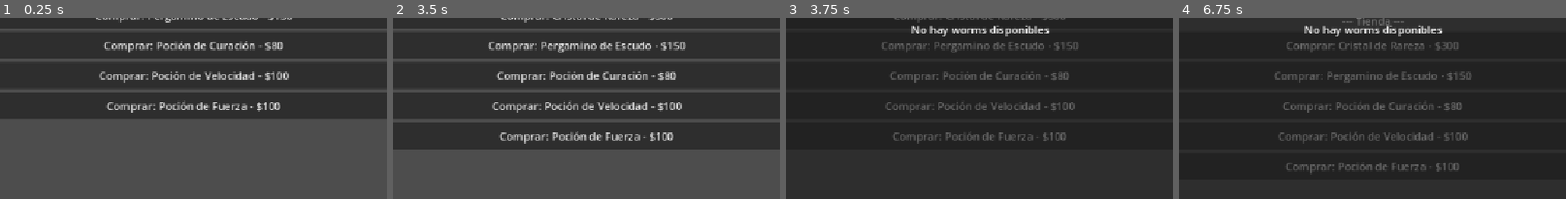
Above: before the commit, frames 1-4 (left to right).
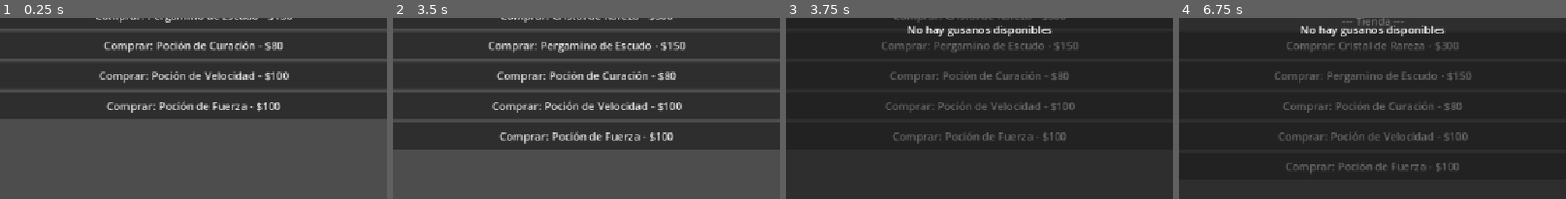
Above: after the commit, the same moments.

Repository: KingPandX/gusanos
Game: Godot game, scene res://commons/ui/test_panel.tscn
The game is run twice, just before and just after one commit, with the same random seed, the same clock (stepped at 60 frames per second) and the same inputs. This scene is started directly instead of the project's main scene.
Inputs:
- Up to frame 1 (0.25 s): no input
- Up to frame 2 (3.5 s): click "Spawn Worm" at 0.5 s; click "Spawn Social" at 1.25 s; click "+$500" at 2 s; click "Comprar: Cristal de Rareza - …" at 2.75 s
- Up to frame 3 (3.75 s): click "Cristal de Rareza (x1) - $300" at 3.5 s
- Up to frame 4 (6.75 s): click "Cerrar" at 4.25 s; click "Comprar: Cristal de Rareza - …" at 5 s; click "Comprar: Poción de Curación -…" at 5.75 s; click "Poción de Curación (x1) - $80" at 6.5 s
The pictures show only the part of the screen within x 25-75%, y 32-82%; the shares and areas given below are measured in that part.

Frames 1-2 are identical in both runs. In frame 3, 1.0% of the frame differs, in the area x 31-69%, y 4-11%; in frame 4, 1.0%.

Commit message:
feat: slot machine system with worm selector refactor
- New slot machine panel with rarity-based drop table
- Worm size determines number of rolls (floor)
- Drop types: nothing, money, items, worms
- Rarity affects drop probabilities and money ranges
- Luck multiplier: 15-30% chance x2, 5-15% chance x3
- Pity system: 3 consecutive nothing = guaranteed legendary
- Configurable worm pool via inspector (WormTemplate array)
- Consumes input worm from inventory and scene
- Won worms spawn in social area
- WormSelector refactored to use Worm_Data instead of Worm scene nodes
- Selector now shows all inventory worms (not just spawned ones)
- Selector visibility bug fixed (starts hidden, refreshes on show)
- Item usage with Worm_Data fallback when no scene node exists

Diff:
--- a/commons/ui/bottom_bar.gd
+++ b/commons/ui/bottom_bar.gd
@@ -8,6 +8,7 @@
 const SHOP_MENU_SCENE = preload("res://commons/ui/shop_menu.tscn")
 const WORM_SELECTOR_SCENE = preload("res://commons/ui/worm_selector/worm_selector.tscn")
 const WORM_DETAILS_SCENE = preload("res://commons/ui/worm_details_panel.tscn")
+const SLOT_MACHINE_SCENE = preload("res://commons/ui/slot_machine/slot_machine.tscn")
 
 @onready var bg: ColorRect = $BG
 @onready var main_vbox: VBoxContainer = $MainVBox
@@ -35,6 +36,7 @@
 var shop_menu_instance: Control = null
 var worm_selector_instance: WormSelector = null
 var worm_details_instance: WormDetailsPanel = null
+var slot_machine_instance: Control = null
 var pending_item: ItemData = null
 
 func _ready() -> void:
@@ -119,9 +121,25 @@
 		get_parent().add_child(worm_selector_instance)
 	worm_selector_instance.open()
 
-func _on_worm_selected(worm: Worm) -> void:
+func _on_worm_selected(worm_data: Worm_Data) -> void:
 	if pending_item:
-		ItemInventory.use_item_on_worm(pending_item.item_name, worm)
+		var worm_node = _find_worm_node(worm_data)
+		if worm_node:
+			ItemInventory.use_item_on_worm(pending_item.item_name, worm_node)
+		else:
+			var effect = pending_item.effect
+			if effect and effect.target == EffectData.Target.WORM:
+				match effect.effect_type:
+					EffectData.Type.STAT_BOOST:
+						WormEffects.permanent_boost_data(worm_data, effect.stat, effect.value, true)
+					EffectData.Type.RARITY_UPGRADE:
+						WormEffects.upgrade_rarity_data(worm_data)
+					EffectData.Type.HEAL:
+						worm_data.current_hp = minf(worm_data.current_hp + effect.value, worm_data.get_computed_hp_max())
+					_:
+						pass
+			ItemInventory.remove_item(pending_item.item_name)
+			Inventory.inventory_changed.emit()
 	pending_item = null
 
 func _on_selector_closed() -> void:
@@ -233,4 +251,11 @@
 	pass
 
 func _on_slot_machine_pressed() -> void:
-	print("Tragamonedas - por implementar")
+	if slot_machine_instance == null or not is_instance_valid(slot_machine_instance):
+		slot_machine_instance = SLOT_MACHINE_SCENE.instantiate()
+		slot_machine_instance.slot_machine_closed.connect(_on_slot_machine_closed)
+		get_parent().add_child(slot_machine_instance)
+	slot_machine_instance.open()
+
+func _on_slot_machine_closed() -> void:
+	pass
--- /dev/null
+++ b/commons/ui/slot_machine/slot_machine.gd
@@ -0,0 +1,367 @@
+extends Control
+
+signal slot_machine_closed
+
+enum DropType { NOTHING, MONEY, ITEM, WORM }
+
+@export var worm_pool: Array[WormTemplate] = []
+
+@onready var bg: ColorRect = $BG
+@onready var panel: PanelContainer = $Panel
+@onready var close_btn: Button = $Panel/VBox/Header/CloseBtn
+@onready var gusano_info: VBoxContainer = $Panel/VBox/GusanoInfo
+@onready var gusano_name_label: Label = $Panel/VBox/GusanoInfo/GusanoName
+@onready var gusano_rarity_label: Label = $Panel/VBox/GusanoInfo/GusanoRarity
+@onready var gusano_size_label: Label = $Panel/VBox/GusanoInfo/GusanoSize
+@onready var tiradas_label: Label = $Panel/VBox/GusanoInfo/TiradasLabel
+@onready var gusano_preview: TextureRect = $Panel/VBox/GusanoInfo/GusanoPreview
+@onready var select_gusano_btn: Button = $Panel/VBox/GusanoInfo/SelectBtn
+@onready var tirar_btn: Button = $Panel/VBox/TirarBtn
+@onready var resultados_scroll: ScrollContainer = $Panel/VBox/ResultadosScroll
+@onready var resultados_list: VBoxContainer = $Panel/VBox/ResultadosScroll/ResultadosList
+@onready var money_label: Label = $Panel/VBox/Footer/MoneyLabel
+@onready var pity_label: Label = $Panel/VBox/Footer/PityLabel
+
+var selected_worm: Worm_Data = null
+var is_spinning: bool = false
+var available_items: Array[ItemData] = []
+var worm_selector_instance: WormSelector = null
+
+static var consecutive_nothing: int = 0
+
+const DROP_WEIGHTS := {
+	Rarity.Level.COMMON:     {DropType.NOTHING: 40, DropType.MONEY: 35, DropType.ITEM: 15, DropType.WORM: 10},
+	Rarity.Level.RARE:       {DropType.NOTHING: 30, DropType.MONEY: 35, DropType.ITEM: 25, DropType.WORM: 10},
+	Rarity.Level.EPIC:       {DropType.NOTHING: 20, DropType.MONEY: 35, DropType.ITEM: 30, DropType.WORM: 15},
+	Rarity.Level.LEGENDARY:  {DropType.NOTHING: 10, DropType.MONEY: 30, DropType.ITEM: 30, DropType.WORM: 30},
+}
+
+const MONEY_RANGES := {
+	Rarity.Level.COMMON:     Vector2i(5, 20),
+	Rarity.Level.RARE:       Vector2i(15, 50),
+	Rarity.Level.EPIC:       Vector2i(40, 100),
+	Rarity.Level.LEGENDARY:  Vector2i(80, 200),
+}
+
+const LUCK_MULTI_CHANCE := {
+	Rarity.Level.COMMON:     0.15,
+	Rarity.Level.RARE:       0.20,
+	Rarity.Level.EPIC:       0.25,
+	Rarity.Level.LEGENDARY:  0.30,
+}
+
+const LUCK_TRIPLE_CHANCE := {
+	Rarity.Level.COMMON:     0.05,
+	Rarity.Level.RARE:       0.08,
+	Rarity.Level.EPIC:       0.10,
+	Rarity.Level.LEGENDARY:  0.15,
+}
+
+func _ready() -> void:
+	bg.gui_input.connect(_on_bg_input)
+	close_btn.pressed.connect(_on_close_pressed)
+	select_gusano_btn.pressed.connect(_on_select_gusano)
+	tirar_btn.pressed.connect(_on_tirar)
+	GlobalManager.money_changed.connect(_on_money_changed)
+	_load_available_items()
+	_update_ui()
+
+func _load_available_items() -> void:
+	available_items.clear()
+	var dirs = ["res://assets/items/"]
+	for path in dirs:
+		var dir = DirAccess.open(path)
+		if dir == null:
+			continue
+		dir.list_dir_begin()
+		var file_name = dir.get_next()
+		while file_name != "":
+			if file_name.ends_with(".tres"):
+				var resource = load(path + file_name)
+				if resource is ItemData:
+					available_items.append(resource)
+			file_name = dir.get_next()
+
+func open() -> void:
+	visible = true
+	_update_ui()
+
+func close() -> void:
+	visible = false
+	if worm_selector_instance and is_instance_valid(worm_selector_instance):
+		worm_selector_instance.hide()
+	slot_machine_closed.emit()
+
+func _on_bg_input(event: InputEvent) -> void:
+	if event is InputEventMouseButton and event.pressed:
+		close()
+
+func _on_close_pressed() -> void:
+	close()
+
+func _on_select_gusano() -> void:
+	if worm_selector_instance == null or not is_instance_valid(worm_selector_instance):
+		worm_selector_instance = load("res://commons/ui/worm_selector/worm_selector.tscn").instantiate()
+		worm_selector_instance.worm_selected.connect(_on_worm_chosen)
+		worm_selector_instance.selector_closed.connect(_on_selector_closed)
+		add_child(worm_selector_instance)
+	worm_selector_instance.open()
+
+func _on_worm_chosen(worm_data: Worm_Data) -> void:
+	selected_worm = worm_data
+	_update_ui()
+
+func _on_selector_closed() -> void:
+	pass
+
+func _on_money_changed(_v: int) -> void:
+	_update_money_label()
+
+func _update_ui() -> void:
+	_update_gusano_info()
+	_update_tirar_button()
+	_update_money_label()
+	_update_pity_label()
+
+func _update_gusano_info() -> void:
+	if selected_worm == null:
+		gusano_name_label.text = "Ningún gusano seleccionado"
+		gusano_rarity_label.text = ""
+		gusano_size_label.text = ""
+		tiradas_label.text = ""
+		gusano_preview.texture = null
+		return
+
+	var rarity = selected_worm.rarity
+	var worm_size = selected_worm.size
+	var tiradas = maxi(1, int(floor(worm_size)))
+
+	gusano_name_label.text = selected_worm.template.worm_name if selected_worm.template else "Desconocido"
+	gusano_rarity_label.text = Rarity.get_rarity_name(rarity)
+	gusano_rarity_label.add_theme_color_override("font_color", Rarity.get_rarity_color(rarity))
+	gusano_size_label.text = "Tamaño: %.1f" % worm_size
+	tiradas_label.text = "Tiradas: %d" % tiradas
+
+	if selected_worm.template and selected_worm.template.sprite_frames:
+		gusano_preview.texture = selected_worm.template.sprite_frames.get_frame_texture("default", 0)
+	else:
+		gusano_preview.texture = null
+
+func _update_tirar_button() -> void:
+	tirar_btn.disabled = selected_worm == null or is_spinning
+
+func _update_money_label() -> void:
+	money_label.text = "Dinero: %d¢" % GlobalManager.money
+
+func _update_pity_label() -> void:
+	pity_label.text = "Pity: %d/3" % consecutive_nothing
+
+func _on_tirar() -> void:
+	if selected_worm == null or is_spinning:
+		return
+
+	is_spinning = true
+	_update_tirar_button()
+
+	var worm_size = selected_worm.size
+	var tiradas = maxi(1, int(floor(worm_size)))
+	var rarity = selected_worm.rarity
+	var worm_data_to_consume = selected_worm
+
+	_destroy_worm_node(worm_data_to_consume)
+	Inventory.remove_worm_data(worm_data_to_consume)
+	selected_worm = null
+	_update_gusano_info()
+
+	_clear_resultados()
+
+	for i in range(tiradas):
+		await _do_single_roll(rarity, i + 1, tiradas)
+		if tiradas > 1:
+			await get_tree().create_timer(0.5).timeout
+
+	is_spinning = false
+	_update_tirar_button()
+
+func _clear_resultados() -> void:
+	for child in resultados_list.get_children():
+		child.queue_free()
+
+func _destroy_worm_node(worm_data: Worm_Data) -> void:
+	var tree = get_tree() as SceneTree
+	if tree == null:
+		return
+	for node in tree.get_nodes_in_group("worms"):
+		if node is Worm and node.worm_data == worm_data:
+			node.queue_free()
+			break
+
+func _spawn_worm_in_social(worm_data: Worm_Data) -> void:
+	var social_area = get_tree().get_first_node_in_group("social_area")
+	if social_area:
+		social_area.spawn_social_worm(worm_data)
+
+func _do_single_roll(worm_rarity: Rarity.Level, roll_num: int, total_rolls: int) -> void:
+	var is_pity = consecutive_nothing >= 3
+	var drop = _roll_single_drop(worm_rarity, is_pity)
+
+	var card = _build_result_card(drop, roll_num)
+	resultados_list.add_child(card)
+
+	resultados_scroll.scroll_vertical = resultados_scroll.get_v_scroll_bar().max_value
+
+func _roll_single_drop(worm_rarity: Rarity.Level, is_pity: bool) -> Dictionary:
+	if is_pity:
+		consecutive_nothing = 0
+		return _force_legendary_drop()
+
+	var weights = DROP_WEIGHTS[worm_rarity].duplicate()
+	var total = 0
+	for w in weights.values():
+		total += w
+
+	var roll = randi() % total
+	var cumulative = 0
+	for type in weights:
+		cumulative += weights[type]
+		if roll < cumulative:
+			match type:
+				DropType.NOTHING:
+					consecutive_nothing += 1
+					return {"type": "nothing"}
+				DropType.MONEY:
+					consecutive_nothing = 0
+					return {"type": "money", "amount": _roll_money(worm_rarity)}
+				DropType.ITEM:
+					consecutive_nothing = 0
+					return {"type": "item", "item": _roll_item()}
+				DropType.WORM:
+					consecutive_nothing = 0
+					return {"type": "worm", "worm": _roll_worm(worm_rarity)}
+
+	consecutive_nothing += 1
+	return {"type": "nothing"}
+
+func _force_legendary_drop() -> Dictionary:
+	var sub_roll = randi() % 100
+	if sub_roll < 40:
+		return {"type": "money", "amount": _roll_money(Rarity.Level.LEGENDARY)}
+	elif sub_roll < 70:
+		return {"type": "item", "item": _roll_item()}
+	else:
+		return {"type": "worm", "worm": _roll_worm(Rarity.Level.LEGENDARY)}
+
+func _roll_money(rarity: Rarity.Level) -> int:
+	var range_vec = MONEY_RANGES[rarity]
+	var base = randi_range(range_vec.x, range_vec.y)
+
+	var mult = 1
+	if randf() < LUCK_MULTI_CHANCE[rarity]:
+		mult = 2
+		if randf() < LUCK_TRIPLE_CHANCE[rarity]:
+			mult = 3
+
+	return base * mult
+
+func _roll_item() -> ItemData:
+	if available_items.is_empty():
+		return null
+	return available_items[randi() % available_items.size()]
+
+func _roll_worm(rarity: Rarity.Level) -> Worm_Data:
+	if worm_pool.is_empty():
+		return WormFactory.generate_random_worm(Inventory.templates)
+	return WormFactory.generate_worm(rarity, worm_pool)
+
+func _build_result_card(drop: Dictionary, roll_num: int) -> PanelContainer:
+	var card = PanelContainer.new()
+	card.custom_minimum_size = Vector2(0, 50)
+	var style = StyleBoxFlat.new()
+	style.bg_color = Color(0.12, 0.14, 0.18, 0.9)
+	style.set_corner_radius_all(4)
+	style.set_content_margin_all(6)
+	card.add_theme_stylebox_override("panel", style)
+
+	var hbox = HBoxContainer.new()
+	hbox.add_theme_constant_override("separation", 8)
+	card.add_child(hbox)
+
+	var roll_label = Label.new()
+	roll_label.text = "#%d" % roll_num
+	roll_label.add_theme_font_size_override("font_size", 12)
+	roll_label.add_theme_color_override("font_color", Color(0.5, 0.5, 0.5))
+	hbox.add_child(roll_label)
+
+	match drop.type:
+		"nothing":
+			var icon = Label.new()
+			icon.text = "X"
+			icon.add_theme_font_size_override("font_size", 16)
+			icon.add_theme_color_override("font_color", Color(0.6, 0.3, 0.3))
+			hbox.add_child(icon)
+
+			var desc = Label.new()
+			desc.text = "Nada..."
+			desc.add_theme_font_size_override("font_size", 13)
+			desc.add_theme_color_override("font_color", Color(0.6, 0.6, 0.6))
+			hbox.add_child(desc)
+
+		"money":
+			var icon = Label.new()
+			icon.text = "$"
+			icon.add_theme_font_size_override("font_size", 16)
+			icon.add_theme_color_override("font_color", Color(1.0, 0.85, 0.0))
+			hbox.add_child(icon)
+
+			var desc = Label.new()
+			desc.text = "+%d¢" % drop.amount
+			desc.add_theme_font_size_override("font_size", 13)
+			desc.add_theme_color_override("font_color", Color(1.0, 0.85, 0.0))
+			hbox.add_child(desc)
+
+			GlobalManager.add_money(drop.amount)
+
+		"item":
+			var icon_rect = TextureRect.new()
+			icon_rect.custom_minimum_size = Vector2(32, 32)
+			icon_rect.expand_mode = TextureRect.EXPAND_FIT_WIDTH_PROPORTIONAL
+			icon_rect.stretch_mode = TextureRect.STRETCH_KEEP_ASPECT_CENTERED
+			if drop.item and drop.item.icon:
+				icon_rect.texture = drop.item.icon
+			hbox.add_child(icon_rect)
+
+			var desc = Label.new()
+			desc.text = drop.item.item_name if drop.item else "Item desconocido"
+			desc.add_theme_font_size_override("font_size", 13)
+			hbox.add_child(desc)
+
+			if drop.item:
+				ItemInventory.add_item(drop.item)
+
+		"worm":
+			var worm_data: Worm_Data = drop.worm
+			var icon = Label.new()
+			icon.text = "~"
+			icon.add_theme_font_size_override("font_size", 16)
+			icon.add_theme_color_override("font_color", Rarity.get_rarity_color(worm_data.rarity))
+			hbox.add_child(icon)
+
+			var worm_name = worm_data.template.worm_name if worm_data.template else "Gusano"
+			var rarity_name = Rarity.get_rarity_name(worm_data.rarity)
+			var desc = Label.new()
+			desc.text = "%s (%s)" % [worm_name, rarity_name]
+			desc.add_theme_font_size_override("font_size", 13)
+			desc.add_theme_color_override("font_color", Rarity.get_rarity_color(worm_data.rarity))
+			hbox.add_child(desc)
+
+			var added = Inventory.add_worm(worm_data)
+			if added:
+				_spawn_worm_in_social(worm_data)
+			else:
+				var warn = Label.new()
+				warn.text = " [Inventario lleno]"
+				warn.add_theme_font_size_override("font_size", 11)
+				warn.add_theme_color_override("font_color", Color(0.8, 0.3, 0.3))
+				hbox.add_child(warn)
+
+	return card
--- /dev/null
+++ b/commons/ui/slot_machine/slot_machine.tscn
@@ -0,0 +1,143 @@
+[gd_scene format=3]
+
+[ext_resource type="Script" path="res://commons/ui/slot_machine/slot_machine.gd" id="1_script"]
+
+[sub_resource type="StyleBoxFlat" id="panel_style"]
+content_margin_left = 12.0
+content_margin_top = 12.0
+content_margin_right = 12.0
+content_margin_bottom = 12.0
+bg_color = Color(0.1, 0.12, 0.16, 0.95)
+border_width_left = 2
+border_width_top = 2
+border_width_right = 2
+border_width_bottom = 2
+border_color = Color(0.3, 0.35, 0.45, 1)
+corner_radius_top_left = 8
+corner_radius_top_right = 8
+corner_radius_bottom_right = 8
+corner_radius_bottom_left = 8
+
+[node name="SlotMachine" type="Control"]
+z_index = 5
+anchors_preset = 15
+anchor_right = 1.0
+anchor_bottom = 1.0
+grow_horizontal = 2
+grow_vertical = 2
+script = ExtResource("1_script")
+
+[node name="BG" type="ColorRect" parent="."]
+anchors_preset = 15
+anchor_right = 1.0
+anchor_bottom = 1.0
+grow_horizontal = 2
+grow_vertical = 2
+color = Color(0, 0, 0, 0.5)
+
+[node name="Panel" type="PanelContainer" parent="."]
+anchors_preset = 8
+anchor_left = 0.5
+anchor_top = 0.5
+anchor_right = 0.5
+anchor_bottom = 0.5
+offset_left = -300.0
+offset_top = -320.0
+offset_right = 300.0
+offset_bottom = 320.0
+grow_horizontal = 2
+grow_vertical = 2
+theme_override_styles/panel = SubResource("panel_style")
+
+[node name="VBox" type="VBoxContainer" parent="Panel"]
+layout_mode = 2
+theme_override_constants/separation = 8
+
+[node name="Header" type="HBoxContainer" parent="Panel/VBox"]
+layout_mode = 2
+
+[node name="TitleLabel" type="Label" parent="Panel/VBox/Header"]
+layout_mode = 2
+size_flags_horizontal = 3
+theme_override_font_sizes/font_size = 20
+text = "Tragamonedas"
+
+[node name="CloseBtn" type="Button" parent="Panel/VBox/Header"]
+custom_minimum_size = Vector2(30, 30)
+layout_mode = 2
+text = "X"
+
+[node name="GusanoInfo" type="VBoxContainer" parent="Panel/VBox"]
+layout_mode = 2
+theme_override_constants/separation = 4
+
+[node name="GusanoPreview" type="TextureRect" parent="Panel/VBox/GusanoInfo"]
+custom_minimum_size = Vector2(64, 64)
+layout_mode = 2
+size_flags_horizontal = 4
+expand_mode = 3
+stretch_mode = 5
+
+[node name="GusanoName" type="Label" parent="Panel/VBox/GusanoInfo"]
+layout_mode = 2
+theme_override_font_sizes/font_size = 16
+text = "Ningún gusano seleccionado"
+horizontal_alignment = 1
+
+[node name="GusanoRarity" type="Label" parent="Panel/VBox/GusanoInfo"]
+layout_mode = 2
+theme_override_font_sizes/font_size = 13
+text = ""
+horizontal_alignment = 1
+
+[node name="GusanoSize" type="Label" parent="Panel/VBox/GusanoInfo"]
+layout_mode = 2
+theme_override_font_sizes/font_size = 12
+theme_override_colors/font_color = Color(0.7, 0.7, 0.7, 1)
+text = ""
+horizontal_alignment = 1
+
+[node name="TiradasLabel" type="Label" parent="Panel/VBox/GusanoInfo"]
+layout_mode = 2
+theme_override_font_sizes/font_size = 12
+theme_override_colors/font_color = Color(0.7, 0.7, 0.7, 1)
+text = ""
+horizontal_alignment = 1
+
+[node name="SelectBtn" type="Button" parent="Panel/VBox/GusanoInfo"]
+custom_minimum_size = Vector2(160, 32)
+layout_mode = 2
+size_flags_horizontal = 4
+text = "Seleccionar Gusano"
+
+[node name="TirarBtn" type="Button" parent="Panel/VBox"]
+custom_minimum_size = Vector2(0, 40)
+layout_mode = 2
+disabled = true
+text = "TIRAR"
+
+[node name="ResultadosScroll" type="ScrollContainer" parent="Panel/VBox"]
+custom_minimum_size = Vector2(0, 250)
+layout_mode = 2
+size_flags_vertical = 3
+
+[node name="ResultadosList" type="VBoxContainer" parent="Panel/VBox/ResultadosScroll"]
+layout_mode = 2
+size_flags_horizontal = 3
+theme_override_constants/separation = 4
+
+[node name="Footer" type="HBoxContainer" parent="Panel/VBox"]
+layout_mode = 2
+
+[node name="MoneyLabel" type="Label" parent="Panel/VBox/Footer"]
+layout_mode = 2
+size_flags_horizontal = 3
+theme_override_colors/font_color = Color(1, 0.85, 0, 1)
+theme_override_font_sizes/font_size = 14
+text = "Dinero: 0¢"
+
+[node name="PityLabel" type="Label" parent="Panel/VBox/Footer"]
+layout_mode = 2
+theme_override_colors/font_color = Color(0.8, 0.4, 0.4, 1)
+theme_override_font_sizes/font_size = 12
+text = "Pity: 0/3"
--- a/commons/ui/worm_selector/worm_selector.gd
+++ b/commons/ui/worm_selector/worm_selector.gd
@@ -1,7 +1,7 @@
 extends Control
 class_name WormSelector
 
-signal worm_selected(worm: Worm)
+signal worm_selected(worm_data: Worm_Data)
 signal selector_closed
 
 @onready var panel: PanelContainer = $Panel
@@ -9,8 +9,7 @@
 @onready var worm_list: VBoxContainer = $Panel/VBoxContainer/ScrollContainer/WormList
 @onready var close_button: Button = $Panel/VBoxContainer/CloseButton
 
-var available_worms: Array[Worm] = []
-var selected_worm: Worm = null
+var available_worms: Array[Worm_Data] = []
 
 func _ready() -> void:
 	close_button.pressed.connect(_on_close_pressed)
@@ -26,45 +25,40 @@
 
 	available_worms.clear()
 	for worm_data in Inventory.worms:
-		if worm_data and is_instance_valid(worm_data.worm):
-			available_worms.append(worm_data.worm)
+		if worm_data:
+			available_worms.append(worm_data)
 
 	if available_worms.is_empty():
 		var label = Label.new()
-		label.text = "No hay worms disponibles"
+		label.text = "No hay gusanos disponibles"
 		label.horizontal_alignment = HORIZONTAL_ALIGNMENT_CENTER
 		worm_list.add_child(label)
 		return
 
-	for worm in available_worms:
-		var btn = _create_worm_button(worm)
+	for worm_data in available_worms:
+		var btn = _create_worm_button(worm_data)
 		worm_list.add_child(btn)
 
-func _create_worm_button(worm: Worm) -> Button:
+func _create_worm_button(worm_data: Worm_Data) -> Button:
 	var btn = Button.new()
-	var rarity_name = Rarity.get_rarity_name(worm.worm_data.rarity)
-	var worm_name = worm.worm_data.template.worm_name if worm.worm_data.template else "Gusano"
-	btn.text = "%s [%s] - HP: %.0f / Daño: %.0f" % [worm_name, rarity_name, worm.hp, worm.worm_data.get_computed_damage()]
+	var rarity_name = Rarity.get_rarity_name(worm_data.rarity)
+	var worm_name = worm_data.template.worm_name if worm_data.template else "Gusano"
+	btn.text = "%s [%s] - HP: %.0f / Daño: %.0f" % [worm_name, rarity_name, worm_data.get_computed_hp_max(), worm_data.get_computed_damage()]
 	btn.custom_minimum_size = Vector2(280, 40)
 
-	var rarity_color = Rarity.get_rarity_color(worm.worm_data.rarity)
+	var rarity_color = Rarity.get_rarity_color(worm_data.rarity)
 	btn.add_theme_color_override("font_color", rarity_color)
 
-	btn.pressed.connect(_on_worm_button_pressed.bind(worm))
+	btn.pressed.connect(_on_worm_button_pressed.bind(worm_data))
 	return btn
 
-func _on_worm_button_pressed(worm: Worm) -> void:
-	selected_worm = worm
-	worm_selected.emit(worm)
+func _on_worm_button_pressed(worm_data: Worm_Data) -> void:
+	worm_selected.emit(worm_data)
 	hide()
 
 func _on_close_pressed() -> void:
-	selected_worm = null
 	selector_closed.emit()
 	hide()
 
 func open() -> void:
 	show()
-
-func get_selected_worm() -> Worm:
-	return selected_worm
--- a/commons/ui/worm_selector/worm_selector.tscn
+++ b/commons/ui/worm_selector/worm_selector.tscn
@@ -3,8 +3,8 @@
 [ext_resource type="Script" uid="uid://dk4t3s4bsjmeh" path="res://commons/ui/worm_selector/worm_selector.gd" id="1_script"]
 
 [node name="WormSelector" type="Control" unique_id=1833332390]
-z_index = 10
-layout_mode = 3
+z_index = 20
+visible = false
 anchors_preset = 15
 anchor_right = 1.0
 anchor_bottom = 1.0
Not shown, added: commons/ui/slot_machine/slot_machine.gd.uid
